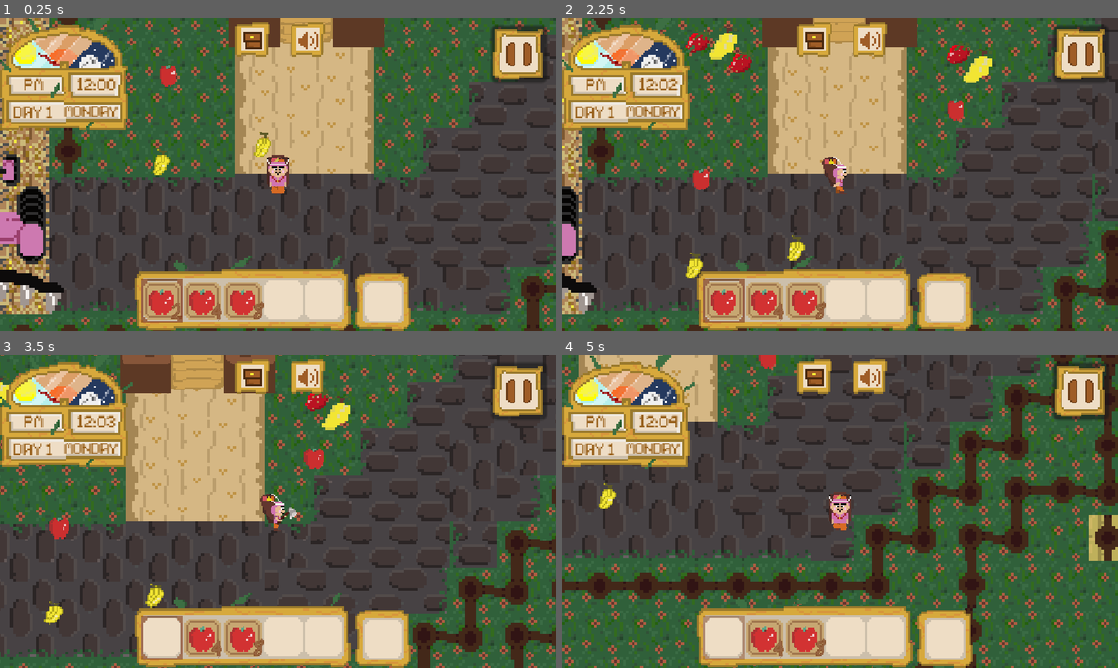
Above: before the commit, frames 1-4 (two rows, left to right).
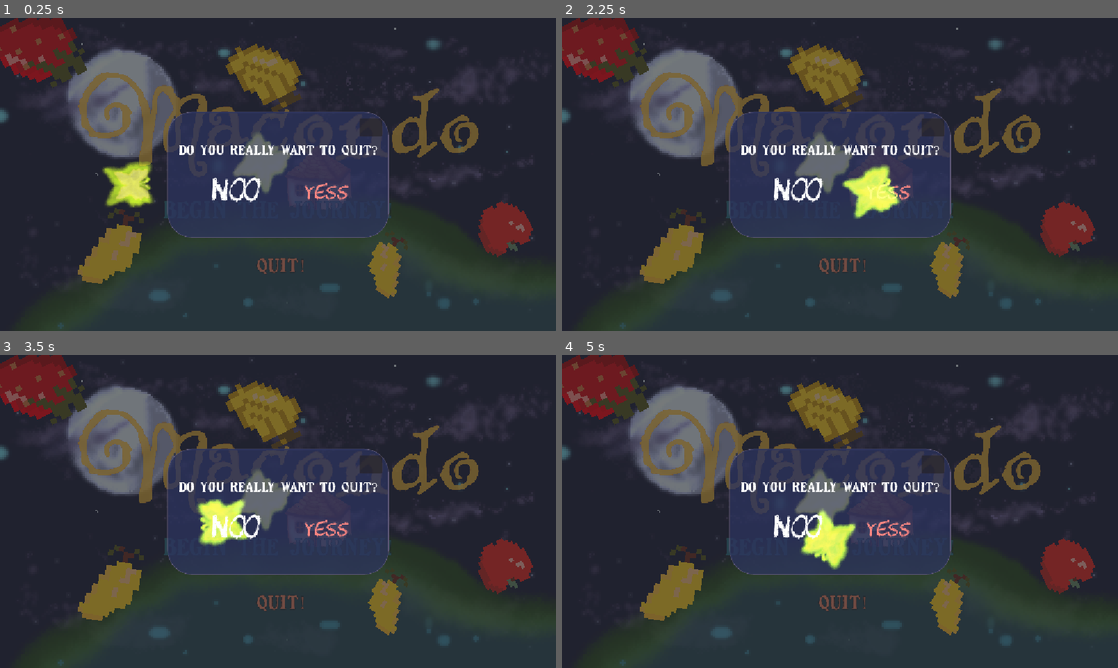
Above: after the commit, the same moments.

Repository: savageAryan/MOCONDO-FRUIT-BASH
Game: Godot game, scene res://scenes/mainmenu.tscn
The game is run twice, just before and just after one commit, with the same random seed, the same clock (stepped at 60 frames per second) and the same inputs. Before the commit the project starts from res://scenes/world.tscn.
Inputs (mouse positions are in pixels of both pictures, inside the frame that each line leads up to):
- Up to frame 1 (0.25 s): no input
- Up to frame 2 (2.25 s): click (840, 212) at 0.5 s, where only the run after the commit has a clickable "BEGIN THE JOURNEY!"; click (840, 212) at 1.25 s, where only the run after the commit has a clickable "BEGIN THE JOURNEY!"; tap Enter at 2 s; move the mouse to (962, 158) at 2.02 s; hold D (right) from 2.03 s (still down); hold R (use) from 2.03 s (still down); click (962, 158) at 2.17 s
- Up to frame 3 (3.5 s): move the mouse to (166, 527) at 2.77 s; release D (right) at 2.78 s; release R (use) at 2.78 s; hold W (backward) from 2.78 s (still down); tap X (BREAK) at 2.85 s; click (166, 527) at 2.92 s; tap R (use) at 3.05 s
- Up to frame 4 (5 s): move the mouse to (895, 442) at 3.52 s; release W (backward) at 3.53 s; hold D (right) 3.53-4.28 s; hold R (use) 3.53-4.28 s; right-click (895, 442) at 3.6 s; click (895, 442) at 3.67 s; move the mouse to (812, 574) at 4.27 s; hold S (forward) from 4.28 s (still down); tap R (use) at 4.35 s; click (812, 574) at 4.42 s

The runs differ from the first frame. In frame 1, 94% of the frame differs, in the area x 0-100%, y 0-100%; in frame 2, 94%; in frame 3, 93%; in frame 4, 96%.

Commit message:
fixed input hover of yes and no button as I mistakenly gave wrong animations i want players to not press yes and exit my game so I made is hhrink when hover and red but i did the opposite before

Diff:
--- a/project.godot
+++ b/project.godot
@@ -11,7 +11,7 @@
 [application]
 
 config/name="MocondoFruitBash"
-run/main_scene="uid://b6oib7u6kipxw"
+run/main_scene="uid://dps1wlx6e4gv"
 config/features=PackedStringArray("4.6", "GL Compatibility")
 config/icon="res://icon.svg"
 
--- a/scenes/mainmenu.tscn
+++ b/scenes/mainmenu.tscn
@@ -90,6 +90,30 @@
 "update": 0,
 "values": [Color(1, 1, 1, 1)]
 }
+tracks/6/type = "value"
+tracks/6/imported = false
+tracks/6/enabled = true
+tracks/6/path = NodePath("Panel/Panel/yesbutton:theme_override_font_sizes/font_size")
+tracks/6/interp = 1
+tracks/6/loop_wrap = true
+tracks/6/keys = {
+"times": PackedFloat32Array(0),
+"transitions": PackedFloat32Array(1),
+"update": 1,
+"values": [38]
+}
+tracks/7/type = "value"
+tracks/7/imported = false
+tracks/7/enabled = true
+tracks/7/path = NodePath("Panel/Panel/Button3:theme_override_font_sizes/font_size")
+tracks/7/interp = 1
+tracks/7/loop_wrap = true
+tracks/7/keys = {
+"times": PackedFloat32Array(0),
+"transitions": PackedFloat32Array(1),
+"update": 1,
+"values": [64]
+}
 
 [sub_resource type="Animation" id="Animation_85riq"]
 resource_name = "new_animation"
@@ -119,6 +143,38 @@
 "values": [Vector2(-4, 0), Vector2(-23.6, -3.935)]
 }
 
+[sub_resource type="Animation" id="Animation_prb5i"]
+resource_name = "nobuttonin"
+length = 0.035
+tracks/0/type = "value"
+tracks/0/imported = false
+tracks/0/enabled = true
+tracks/0/path = NodePath("Panel/Panel/Button3:theme_override_font_sizes/font_size")
+tracks/0/interp = 1
+tracks/0/loop_wrap = true
+tracks/0/keys = {
+"times": PackedFloat32Array(0, 0.033333335),
+"transitions": PackedFloat32Array(1, 1),
+"update": 1,
+"values": [64, 80]
+}
+
+[sub_resource type="Animation" id="Animation_xwyuh"]
+resource_name = "nobuttonout"
+length = 0.036
+tracks/0/type = "value"
+tracks/0/imported = false
+tracks/0/enabled = true
+tracks/0/path = NodePath("Panel/Panel/Button3:theme_override_font_sizes/font_size")
+tracks/0/interp = 1
+tracks/0/loop_wrap = true
+tracks/0/keys = {
+"times": PackedFloat32Array(0, 0.033333335),
+"transitions": PackedFloat32Array(1, 1),
+"update": 1,
+"values": [80, 64]
+}
+
 [sub_resource type="Animation" id="Animation_6pj40"]
 resource_name = "quit pop up"
 length = 0.486
@@ -171,11 +227,47 @@
 "values": [Color(1, 1, 1, 0), Color(1, 1, 1, 0), Color(1, 1, 1, 1)]
 }
 
+[sub_resource type="Animation" id="Animation_fsdjo"]
+resource_name = "uesbuttonout"
+length = 0.0365
+tracks/0/type = "value"
+tracks/0/imported = false
+tracks/0/enabled = true
+tracks/0/path = NodePath("Panel/Panel/yesbutton:theme_override_font_sizes/font_size")
+tracks/0/interp = 1
+tracks/0/loop_wrap = true
+tracks/0/keys = {
+"times": PackedFloat32Array(0, 0.033333335),
+"transitions": PackedFloat32Array(1, 1),
+"update": 1,
+"values": [32, 42]
+}
+
+[sub_resource type="Animation" id="Animation_nkpmc"]
+resource_name = "yesbuttonin"
+length = 0.034
+tracks/0/type = "value"
+tracks/0/imported = false
+tracks/0/enabled = true
+tracks/0/path = NodePath("Panel/Panel/yesbutton:theme_override_font_sizes/font_size")
+tracks/0/interp = 1
+tracks/0/loop_wrap = true
+tracks/0/keys = {
+"times": PackedFloat32Array(0, 0.033333335),
+"transitions": PackedFloat32Array(1, 1),
+"update": 1,
+"values": [42, 32]
+}
+
 [sub_resource type="AnimationLibrary" id="AnimationLibrary_wf3n4"]
 _data = {
 &"RESET": SubResource("Animation_dfy5j"),
 &"moconcorectpressed": SubResource("Animation_85riq"),
-&"quit pop up": SubResource("Animation_6pj40")
+&"nobuttonin": SubResource("Animation_prb5i"),
+&"nobuttonout": SubResource("Animation_xwyuh"),
+&"quit pop up": SubResource("Animation_6pj40"),
+&"uesbuttonout": SubResource("Animation_fsdjo"),
+&"yesbuttonin": SubResource("Animation_nkpmc")
 }
 
 [sub_resource type="StyleBoxFlat" id="StyleBoxFlat_h73c4"]
@@ -309,7 +401,7 @@
 rotation = 0.53983164
 scale = Vector2(1.7045454, 1.7045454)
 color = Color(1, 0.9646667, 0.47000003, 1)
-energy = 9.55
+energy = 18.1
 blend_mode = 2
 range_z_min = 0
 range_z_max = 1
@@ -317,6 +409,9 @@
 texture_scale = 1.17
 
 [node name="AnimationPlayer" type="AnimationPlayer" parent="." unique_id=1449232042]
+libraries/ = SubResource("AnimationLibrary_wf3n4")
+
+[node name="AnimationPlayer2" type="AnimationPlayer" parent="." unique_id=86131652]
 libraries/ = SubResource("AnimationLibrary_wf3n4")
 
 [node name="Button" type="Button" parent="." unique_id=1330324586]
@@ -399,12 +494,13 @@
 script = ExtResource("13_gjjcl")
 
 [node name="PointLight2D" type="PointLight2D" parent="MocondoButterfly" unique_id=1937237054]
-position = Vector2(0, 3.3432636)
-scale = Vector2(1, 1.122388)
+position = Vector2(1.1444092e-05, 1.9104302)
+scale = Vector2(1.0000002, 1.0189053)
 color = Color(0.9404537, 0.995747, 0, 1)
 energy = 8.44
 texture = ExtResource("10_kait0")
-texture_scale = 1.2
+offset = Vector2(2.43, 3.54)
+texture_scale = 1.12
 
 [node name="Panel" type="Panel" parent="." unique_id=1872482893]
 layout_mode = 1
@@ -444,6 +540,7 @@
 offset_bottom = -80.0
 grow_horizontal = 2
 grow_vertical = 2
+mouse_default_cursor_shape = 2
 
 [node name="Label" type="Label" parent="Panel/Panel" unique_id=82590124]
 z_index = 2
@@ -472,13 +569,14 @@
 anchor_top = 0.5
 anchor_right = 0.5
 anchor_bottom = 0.5
-offset_left = -162.0
-offset_top = 9.0
-offset_right = -13.0
-offset_bottom = 69.0
-grow_horizontal = 2
-grow_vertical = 2
-theme_override_colors/font_color = Color(0.83787054, 0.8734877, 1, 1)
+offset_left = 27.999939
+offset_top = 10.0
+offset_right = 176.99994
+offset_bottom = 70.0
+grow_horizontal = 2
+grow_vertical = 2
+mouse_default_cursor_shape = 2
+theme_override_colors/font_color = Color(0.98355097, 0.4188321, 0.39756218, 1)
 theme_override_fonts/font = ExtResource("15_6pj40")
 theme_override_font_sizes/font_size = 38
 text = "YESS"
@@ -492,15 +590,18 @@
 anchor_top = 0.5
 anchor_right = 0.5
 anchor_bottom = 0.5
-offset_left = 27.0
-offset_top = 9.0
-offset_right = 176.0
-offset_bottom = 69.0
-grow_horizontal = 2
-grow_vertical = 2
-theme_override_colors/font_color = Color(0.7276706, 0.4691056, 0.49310964, 1)
+offset_left = -160.00006
+offset_top = 5.0
+offset_right = -11.000061
+offset_bottom = 72.0
+grow_horizontal = 2
+grow_vertical = 2
+mouse_default_cursor_shape = 2
+theme_override_colors/font_color = Color(0.9279783, 0.914709, 0.90971935, 1)
+theme_override_colors/font_pressed_color = Color(1, 1, 1, 1)
+theme_override_colors/font_hover_color = Color(0.92982024, 0.9858387, 0, 1)
 theme_override_fonts/font = ExtResource("15_6pj40")
-theme_override_font_sizes/font_size = 29
+theme_override_font_sizes/font_size = 64
 text = "NOO"
 flat = true
 
@@ -515,5 +616,9 @@
 [connection signal="mouse_entered" from="Button2" to="." method="_on_button_2_mouse_entered"]
 [connection signal="mouse_exited" from="Button2" to="." method="_on_button_2_mouse_exited"]
 [connection signal="pressed" from="Button2" to="." method="_on_button_2_pressed"]
+[connection signal="mouse_entered" from="Panel/Panel/yesbutton" to="." method="_on_yesbutton_mouse_entered"]
+[connection signal="mouse_exited" from="Panel/Panel/yesbutton" to="." method="_on_yesbutton_mouse_exited"]
 [connection signal="pressed" from="Panel/Panel/yesbutton" to="." method="_on_yesbutton_pressed"]
+[connection signal="mouse_entered" from="Panel/Panel/Button3" to="." method="_on_button_3_mouse_entered"]
+[connection signal="mouse_exited" from="Panel/Panel/Button3" to="." method="_on_button_3_mouse_exited"]
 [connection signal="pressed" from="Panel/Panel/Button3" to="." method="_on_button_3_pressed"]
--- a/scenes/world.tscn
+++ b/scenes/world.tscn
@@ -256,18 +256,6 @@
 scale = Vector2(2.777778, 2.777778)
 texture = ExtResource("16_dss4m")
 
-[node name="Mango" parent="tractorarea/Button" unique_id=1627180523 instance=ExtResource("14_kpybi")]
-position = Vector2(194.44443, 22.222229)
-
-[node name="Mango2" parent="tractorarea/Button" unique_id=1728459780 instance=ExtResource("14_kpybi")]
-position = Vector2(527.7778, 5.5555573)
-
-[node name="Mango3" parent="tractorarea/Button" unique_id=1580717813 instance=ExtResource("14_kpybi")]
-position = Vector2(175, 50.000008)
-
-[node name="strawberry" parent="tractorarea/Button" unique_id=1531931406 instance=ExtResource("15_ctatt")]
-position = Vector2(1825.0001, -805.5556)
-
 [node name="CollisionShape2D" type="CollisionShape2D" parent="tractorarea" unique_id=1931154268]
 position = Vector2(-94, 23)
 shape = SubResource("RectangleShape2D_71j4m")
--- a/scripts/mainmenu.gd
+++ b/scripts/mainmenu.gd
@@ -99,3 +99,23 @@
 
 func _on_yesbutton_pressed() -> void:
 	get_tree().quit()
+
+@onready var yesbutton: Button = $Panel/Panel/yesbutton
+@onready var animation_player_2: AnimationPlayer = $AnimationPlayer2
+
+func _on_yesbutton_mouse_exited() -> void:
+
+	animation_player_2.play("uesbuttonout")
+
+
+func _on_yesbutton_mouse_entered() -> void:
+
+	animation_player_2.play("yesbuttonin")
+
+
+func _on_button_3_mouse_entered() -> void:
+	animation_player_2.play("nobuttonin")
+
+
+func _on_button_3_mouse_exited() -> void:
+	animation_player_2.play("nobuttonout")
